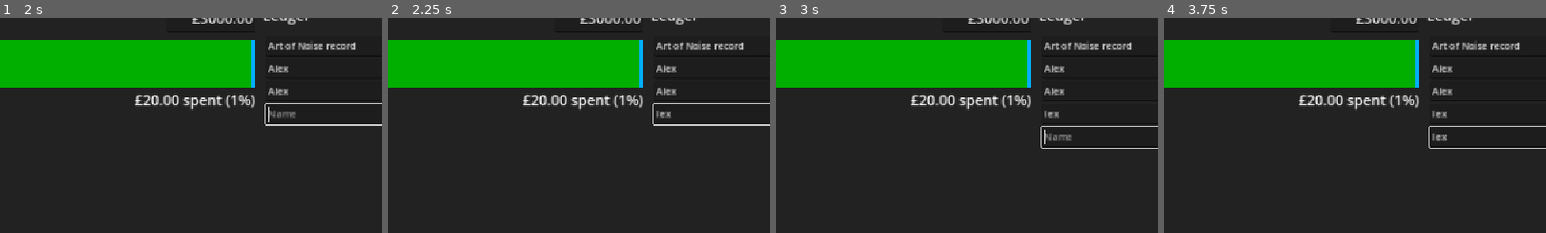
Above: before the commit, frames 1-4 (left to right).
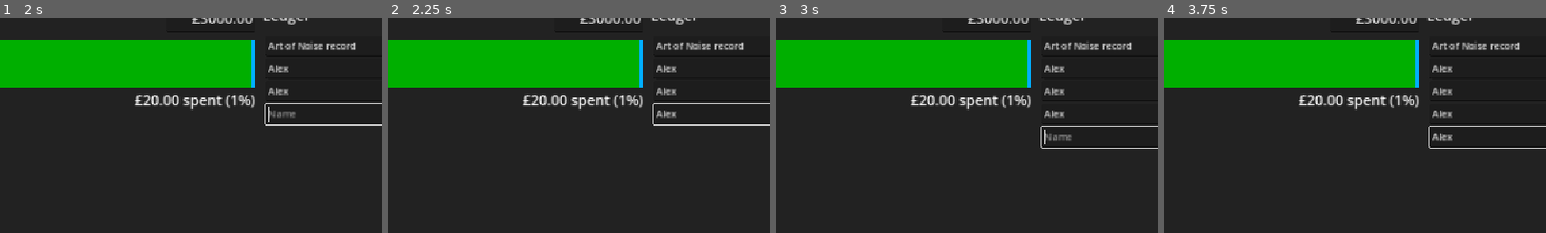
Above: after the commit, the same moments.

Repository: phrasmotica/budget-visualiser
Game: Godot game, scene res://app.tscn
Two runs of this game, one before a commit and one after it. Both use one fixed random seed, a clock stepped at 60 frames per second and the inputs below.
Inputs (mouse positions are % of the whole screen's width and height, from its top left):
- Up to frame 1 (2 s): click (82, 35) at 0.52 s; type "Alex" at 0.6 s; click (82, 40) at 0.75 s; type "Alex" at 0.83 s; click "New transaction" at 1.25 s
- Up to frame 2 (2.25 s): click (82, 45) at 2.02 s; type "Alex" at 2.1 s
- Up to frame 3 (3 s): click "New transaction" at 2.75 s
- Up to frame 4 (3.75 s): click (82, 51) at 3.52 s; type "Alex" at 3.6 s
The pictures show only the part of the screen within x 39-89%, y 23-73%; the shares and areas given below are measured in that part.

Frame 1 is identical in both runs. In frame 2, 0.1% of the frame differs, in the area x 70-76%, y 43-47%; in frame 3, 0.1%; in frame 4, 0.2%, in the area x 70-76%, y 43-58%.

Commit message:
Ensure new transaction name gets set correctly when the first letter of its name is typed

Diff:
--- a/scripts/transaction_input.gd
+++ b/scripts/transaction_input.gd
@@ -40,6 +40,7 @@
 func update_name():
 	if name_edit:
 		name_edit.text = transaction.name if transaction else ""
+		name_edit.caret_column = len(name_edit.text)
 
 func update_amount():
 	if amount_edit:
@@ -58,12 +59,17 @@
 
 	adjust()
 
-func ensure_transaction():
+func ensure_transaction(new_name := ""):
 	if not transaction:
+		print("Creating transaction with name " + new_name)
+
 		transaction = Transaction.new()
 		transaction.id = randi()
+		transaction.name = new_name
 
 		transaction.changed.connect(handle_transaction_changed)
+
+		update_name()
 
 		adjust()
 
@@ -72,16 +78,14 @@
 		name_edit.grab_focus()
 
 func _on_name_edit_text_changed(new_text: String) -> void:
-	ensure_transaction()
+	ensure_transaction(new_text)
 
 	transaction.set_transaction_name(new_text, false)
 
 func _on_name_edit_text_submitted(new_text: String) -> void:
-	ensure_transaction()
+	ensure_transaction(new_text)
 
 	transaction.set_transaction_name(new_text, true)
-
-	adjust()
 
 func _on_name_edit_focus_exited() -> void:
 	# TODO: only adjust if the current text is different to before
Not shown: 2 places in scenes/ledger_panel.tscn that only renumber resources
